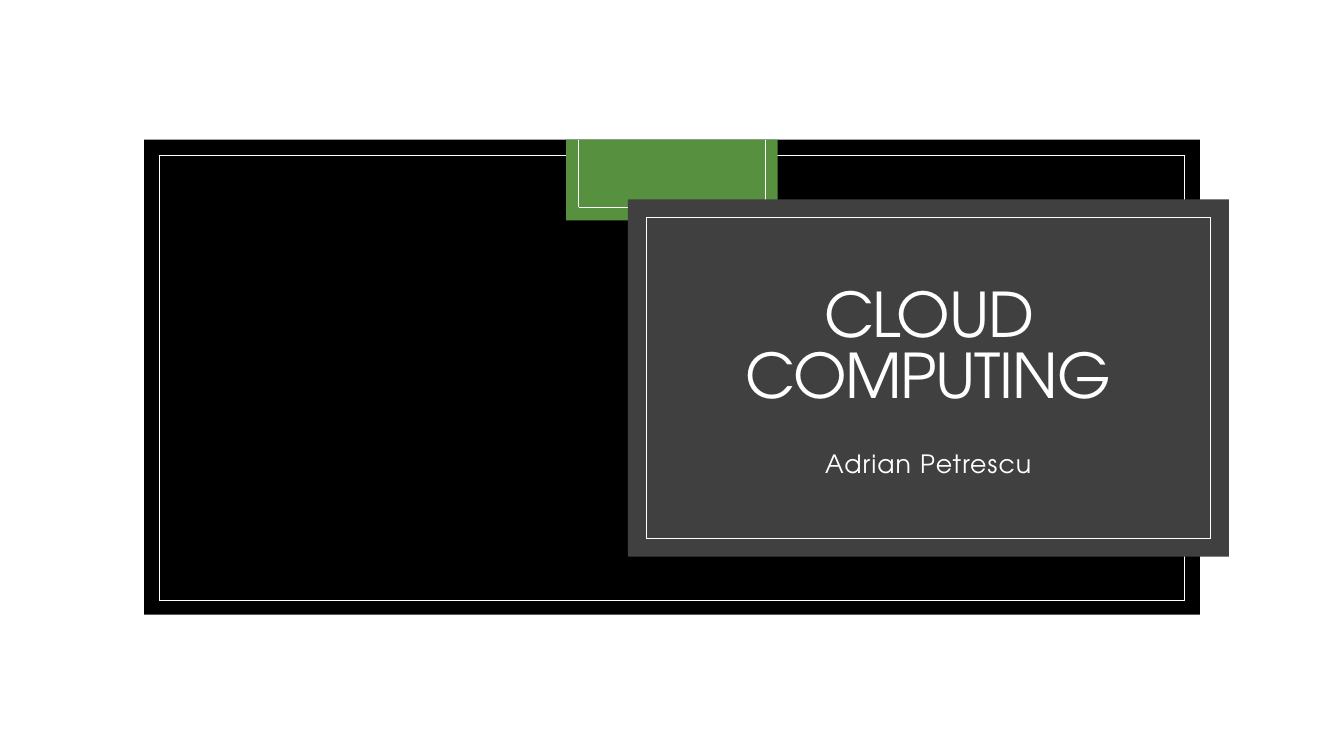
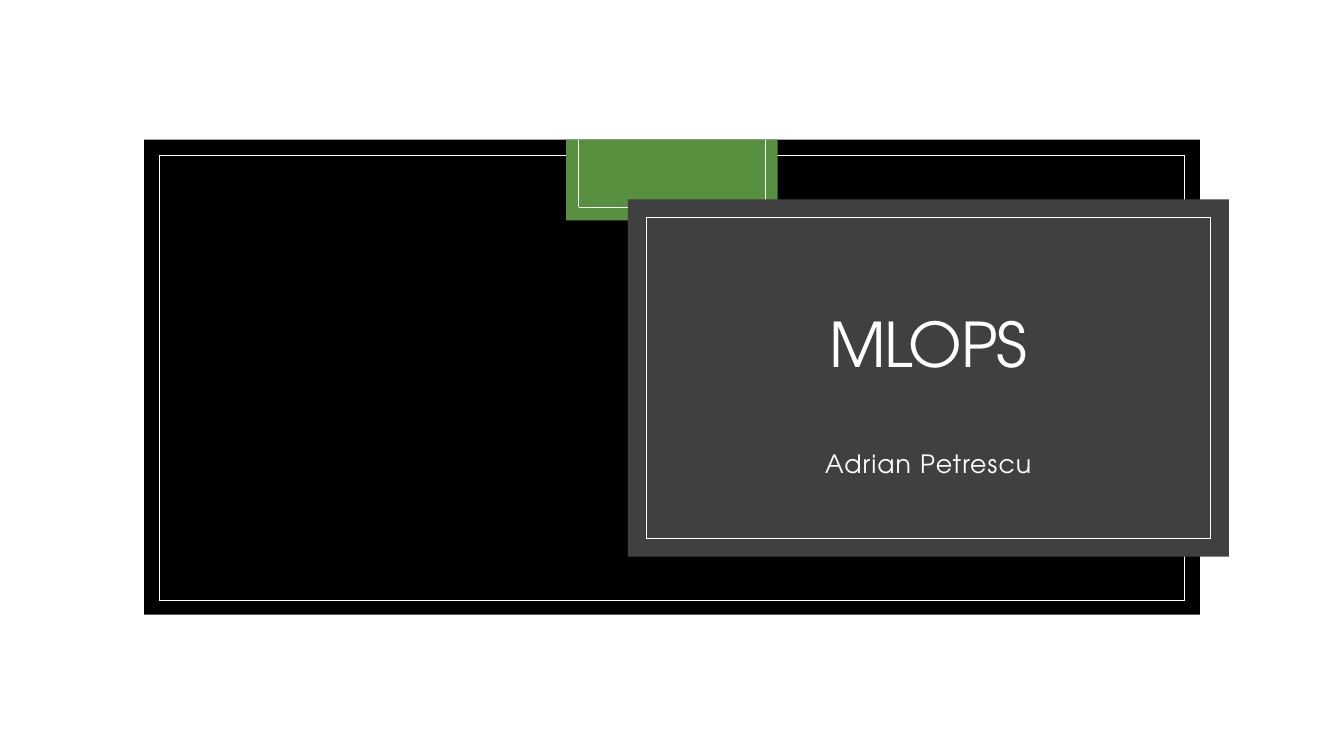
Before and after one commit to apetresc/rotman-ml, a slide deck: slide 1 of Day 3-4.pptx. Drawn at 1344x756 pixels with LibreOffice and Linux fonts; fonts in the diff are those of the drawing; background and template pictures are left out. Boxes give left, top, right and bottom in pixels: in the first picture for what was removed or moved away, otherwise in the second. Text is boxed around its words. In the diff, an @@ line names an element or a change of style, - is before the commit and + after.

```diff
--- a/Day 3-4.pptx
+++ b/Day 3-4.pptx
@@ title at box(830, 320, 1027, 368): text changed @@
-CLOUD COMPUTING
+MLOPS
```
Also in this commit, not shown: 2 other slides changed, 6 slides added, 1 slide removed.
